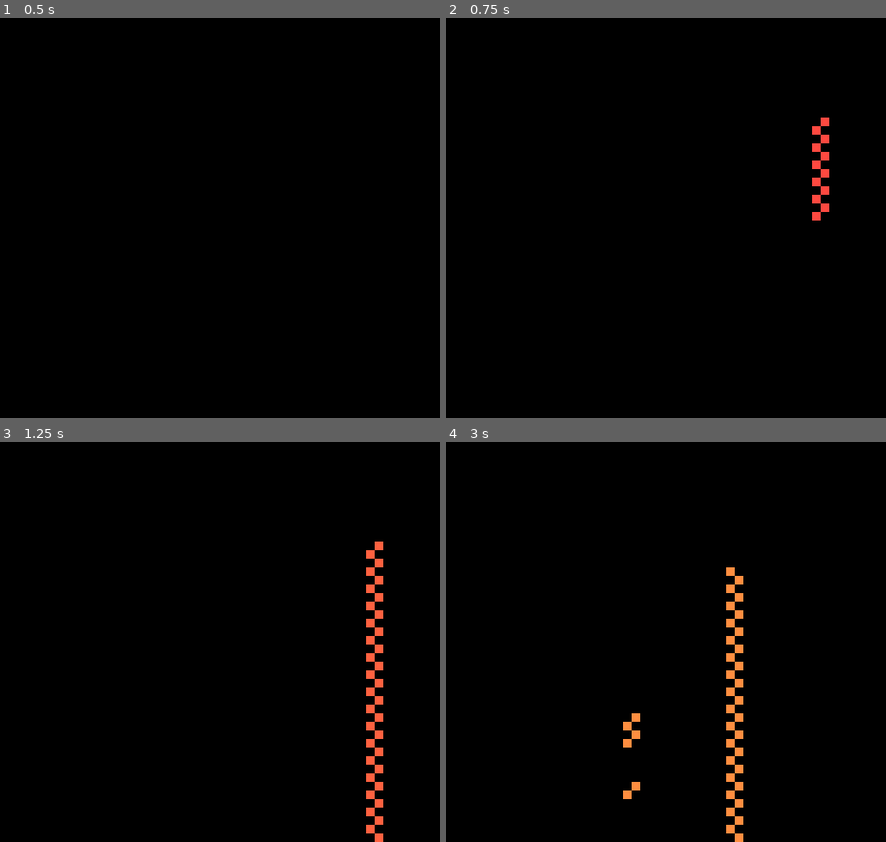
Above: before the commit, frames 1-4 (two rows, left to right).
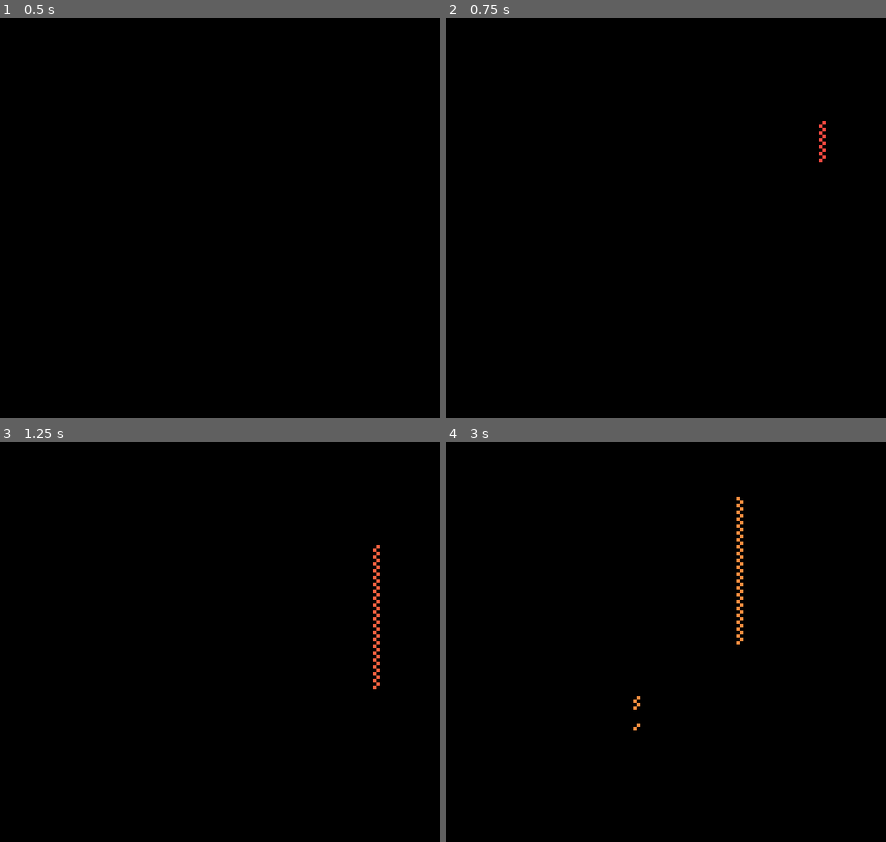
Above: after the commit, the same moments.

Repository: Mohsen-Shamsitabar/falling-sand-simulation-godot
Game: Godot game, scene res://falling_sands_container.tscn
Two runs of this game, one before a commit and one after it. Both use one fixed random seed, a clock stepped at 60 frames per second and the inputs below.
Inputs (mouse positions are in pixels of both pictures, inside the frame that each line leads up to):
- Up to frame 1 (0.5 s): no input
- Up to frame 2 (0.75 s): tap Enter at 0.5 s; move the mouse to (815, 114) at 0.52 s; press the mouse at (815, 114) at 0.53 s
- Up to frame 3 (1.25 s): no input
- Up to frame 4 (3 s): move the mouse to (529, 594) at 1.27 s; release the mouse at (529, 594) at 1.28 s; click (529, 594) at 1.35 s; move the mouse to (736, 446) at 2.02 s; press the mouse at (736, 446) at 2.03 s; move the mouse to (630, 678) at 2.77 s; release the mouse at (630, 678) at 2.78 s; click (630, 678) at 2.85 s

Frame 1 is identical in both runs. In frame 2, 0.5% of the frame differs, in the area x 83-88%, y 24-51%; in frame 3, 1.5%; in frame 4, 1.8%, in the area x 40-68%, y 13-100%.

Commit message:
optimize `falling_sands_container` & refactor project.

Diff:
--- a/TileMapContainer.gd
+++ /dev/null
@@ -1,133 +0,0 @@
-extends TileMap
-
-
-@onready var tileMap: TileMap = get_node(".")
-
-@export var containerSize: int = 1024
-@export var cellSize: int = 16
-
-var gridSize: int = containerSize / cellSize
-var cells: Dictionary = {}
-var colorCode: float = 1.0
-var emptyValue: float = 0.0
-
-
-func _ready():
-	tileMap.tile_set.tile_size = Vector2i(cellSize, cellSize)
-	tileMap.rendering_quadrant_size = containerSize / cellSize
-
-	for x in gridSize:
-		for y in gridSize:
-			if(x == 10 and y == 10):
-				cells[str(Vector2i(x,y))] = colorCode
-				# tileMap.set_cell(0, Vector2i(x, y), 0, Vector2i(0, 0), 0)
-			else:
-				cells[str(Vector2i(x,y))] = emptyValue
-				# tileMap.set_cell(0, Vector2i(x, y), 1, Vector2i(0, 0), 0)
-
-	renderCells()
-
-
-func isClickedCellInBounds(hoveredTile: Vector2i):
-	return (
-		hoveredTile.x >= 0
-		and
-		hoveredTile.x < gridSize
-		and
-		hoveredTile.y >= 0
-		and
-		hoveredTile.y < gridSize
-	)
-
-
-func renderCells():
-	for x in gridSize:
-
-		for y in gridSize:
-
-			var selectedCell: Vector2i = Vector2i(x, y)
-			var value: float = cells[str(selectedCell)]
-
-			if(value == 1) :
-				tileMap.set_cell(0, Vector2i(x, y), 0, Vector2i(0, 0), 0)
-			else:
-				tileMap.set_cell(0, Vector2i(x, y), 1, Vector2i(0, 0), 0)
-
-
-func handleClick():
-	if(Input.is_action_pressed("click")):
-		var clickedCell: Vector2i = tileMap.local_to_map(get_global_mouse_position())
-
-		if(not isClickedCellInBounds(clickedCell)):
-			return
-
-
-		var clickedCellValue: float = cells[str(clickedCell)]
-
-		printerr(clickedCell,"   " ,clickedCellValue)
-		if(clickedCellValue == emptyValue):
-			cells[str(clickedCell)] = colorCode
-			renderCells()
-
-
-func _process(_delta):
-	# print(_delta)
-	# str(point): colorCode
-
-
-	handleClick()
-
-	# =============
-
-	var newCells = cells.duplicate()
-
-	for x in gridSize:
-
-		for y in gridSize:
-
-			var selectedCell: Vector2i = Vector2i(x, y)
-			var value: float = cells[str(selectedCell)]
-
-			if(value == emptyValue):
-				# value is emptyValue
-				continue
-
-			if(y + 1 >= gridSize):
-				# on ground
-				continue
-
-			var valueBelow: float = cells[str(Vector2i(x, y + 1))]
-
-			if(valueBelow == emptyValue):
-				# valueBelow is emptyValue
-				newCells[str(selectedCell)] = emptyValue
-				newCells[str(Vector2i(x, y + 1))] = colorCode
-			else:
-				# valueBelow is 1
-				if(x + 1 >= gridSize):
-					# bottomLeft
-					if(cells[str(Vector2i(x - 1, y + 1))] == emptyValue):
-						newCells[str(selectedCell)] = emptyValue
-						newCells[str(Vector2i(x - 1, y + 1))] = colorCode
-
-					continue
-				elif(x - 1 < 0):
-					# bottomRight
-					if(cells[str(Vector2i(x + 1, y + 1))] == emptyValue):
-						newCells[str(selectedCell)] = emptyValue
-						newCells[str(Vector2i(x + 1, y + 1))] = colorCode
-
-					continue
-
-				var rightValue: float = cells[str(Vector2i(x + 1, y + 1))]
-				var leftValue: float = cells[str(Vector2i(x - 1, y + 1))]
-
-				if(rightValue == emptyValue):
-					newCells[str(selectedCell)] = emptyValue
-					newCells[str(Vector2i(x + 1, y + 1))] = colorCode
-				elif(leftValue == emptyValue):
-					newCells[str(selectedCell)] = emptyValue
-					newCells[str(Vector2i(x - 1, y + 1))] = colorCode
-
-	cells = newCells
-	renderCells()
--- a/cell.gd
+++ /dev/null
@@ -1,14 +0,0 @@
-extends ColorRect
-
-
-@export var value: float = -1
-
-func _ready():
-	pass
-
-
-func _process(_delta):
-	if(value >= 0):
-		color = Color.from_hsv(value / 359.0, 0.75, 1.0)
-	else:
-		color = Color8(0,0,0,255)
--- a/cell.tscn
+++ /dev/null
@@ -1,9 +0,0 @@
-[gd_scene load_steps=2 format=3 uid="uid://ckb5tkkiiame6"]
-
-[ext_resource type="Script" path="res://cell.gd" id="1_y2ll6"]
-
-[node name="Cell" type="ColorRect"]
-offset_right = 40.0
-offset_bottom = 40.0
-script = ExtResource("1_y2ll6")
-metadata/_edit_lock_ = true
--- a/falling_sands_container.gd
+++ b/falling_sands_container.gd
@@ -1,15 +1,15 @@
-extends Container
+extends Control
 
-const cell_scene: PackedScene = preload("res://cell.tscn")
 
-@onready var container = get_node(".")
+@onready var container: Control = get_node(".")
+@onready var tileMap: TileMap = get_node("TileMap")
+@onready var background: ColorRect = get_node("Background")
 
-@export var container_width = 2000
-@export var container_height = 2000
-@export var cell_width = 25
-var cell_size = Vector2(cell_width,cell_width)
+@export var container_size = 2000
+@export var cell_size = 10
 # @export var pen_size = Vector2(3,3)
 
+var grid_size: int = container_size / cell_size
 var color_code: float = 0
 var empty_value: float = -1
 var cells: Array = []
@@ -17,76 +17,49 @@
 
 # =============================================== #
 
+func _ready():
+	tileMap.tile_set.tile_size = Vector2i(cell_size, cell_size)
+	background.size = Vector2(container_size, container_size)
 
-func make_matrix(row: int, col: int):
-	var matrix = []
-	for i: float in range(0, row):
-		var temp_row: Array = []
+	for x in grid_size:
 
-		for j: float in range(0, col):
-			temp_row.append(0)
-
-		matrix.append(temp_row)
-
-	return matrix
-
-
-func IX(vector: Vector2):
-	return Vector2(ceil(vector.x / cell_size.x), ceil(vector.y / cell_size.y))
-
-
-func _input(event):
-	if event is InputEventScreenDrag:
-		if event.is_pressed():
-			var drag_position: Vector2 = event.position
-			drag_position.x = clamp(drag_position.x, 0, container_width)
-			drag_position.y = clamp(drag_position.y, 0, container_height)
-			var clicked_cell_position: Vector2 = IX(drag_position)
-			var clicked_cell_value: float = values[clicked_cell_position.y - 1][clicked_cell_position.x - 1]
-
-			if(clicked_cell_value == empty_value):
-				values[clicked_cell_position.y - 1][clicked_cell_position.x - 1] = color_code
-				update_cells()
-
-				if(color_code >= 359):
-					color_code = 0
-
-				color_code = clampf(color_code + 0.25, 0, 359)
-
-
-
-func _ready():
-	for i: float in range(0, container_height, cell_size.y):
-
-		var cells_row: Array[ColorRect] = []
+		var cells_row: Array = []
 		var values_row: Array[float] = []
 
-		for j: float in range(0, container_width, cell_size.x):
-			var point: Vector2 = Vector2(j, i)
-			var cell: ColorRect = cell_scene.instantiate()
+		for y in grid_size:
 
-			cell.global_position = point
-			cell.size = cell_size
-			container.add_child(cell)
-			cells_row.append(cell)
-			values_row.append(cell.value)
+			cells_row.append(null)
+			values_row.append(empty_value)
 
 		cells.append(cells_row)
 		values.append(values_row)
 
 
+func is_clicked_cell_in_bounds(cell_position: Vector2i):
+	return (
+		cell_position.x >= 0
+		and
+		cell_position.x < grid_size
+		and
+		cell_position.y >= 0
+		and
+		cell_position.y < grid_size
+	)
+
 
 func handle_click():
 	if(Input.is_action_pressed("click")):
-		var mouse_position: Vector2 = get_global_mouse_position()
-		mouse_position.x = clamp(mouse_position.x, 0, container_width)
-		mouse_position.y = clamp(mouse_position.y, 0, container_height)
-		var clicked_cell_position: Vector2 = IX(mouse_position)
-		var clicked_cell_value: float = values[clicked_cell_position.y - 1][clicked_cell_position.x - 1]
+		var clicked_cell: Vector2i = tileMap.local_to_map(get_global_mouse_position())
+
+		if(not is_clicked_cell_in_bounds(clicked_cell)):
+			printerr("out")
+			return
+
+		var clicked_cell_value: float = values[clicked_cell.x][clicked_cell.y]
 
 		if(clicked_cell_value == empty_value):
-			values[clicked_cell_position.y - 1][clicked_cell_position.x - 1] = color_code
-			update_cells()
+			values[clicked_cell.x][clicked_cell.y] = color_code
+			# render_cells()
 
 			if(color_code >= 359):
 				color_code = 0
@@ -94,75 +67,89 @@
 			color_code = clampf(color_code + 0.25, 0, 359)
 
 
+func render_cells():
 
-func update_cells():
-	for i in range(0, len(values)):
-		for j in range(0, len(values[0])):
-			cells[i][j].value = values[i][j]
+	for x in grid_size:
 
+		for y in grid_size:
 
+			var value: float = values[x][y]
 
-func print_col(array: Array, col: int, err: bool):
-	for i in range(0, len(array)):
-		if(err):
-			printerr(array[i][col])
-		else:
-			print(array[i][col])
+			if(value >= 0):
 
+				if(cells[x][y] != null):
+					continue
+
+				var cell = ColorRect.new()
+
+				cell.global_position = tileMap.map_to_local(Vector2i(x, y))
+				cell.size = Vector2(cell_size, cell_size)
+				cell.color = Color.from_hsv(value / 359.0, 0.75, 1.0)
+
+				container.add_child(cell)
+				cells[x][y] = cell
+			else:
+				if(cells[x][y] == null):
+					continue
+
+				cells[x][y].queue_free()
 
 
 func update_values():
 
 	var new_values: Array = values.duplicate(true)
 
-	for i in range(0, len(values)):
+	for x in grid_size:
 
-		for j in range(0, len(values[0])):
+		for y in grid_size:
 
-			var value: float = values[i][j]
+			var value: float = values[x][y]
 
 			if(value == empty_value):
 				# value is empty_value
 				continue
 
-			if(i + 1 >= len(values)):
+			if(y + 1 >= grid_size):
 				# on ground
 				continue
 
-			var value_below: float = values[i+1][j]
+			var value_below: float = values[x][y+1]
 
 			if(value_below == empty_value):
 				# value_below is empty_value
-				new_values[i][j] = empty_value
-				new_values[i+1][j] = color_code
+				new_values[x][y] = empty_value
+				new_values[x][y+1] = color_code
 			else:
 				# value_below is 1
-				if(j+1 >= len(values[0])):
-					if(values[i+1][j-1] == empty_value):
-						new_values[i][j] = empty_value
-						new_values[i+1][j-1] = color_code
+				if(x+1 >= grid_size):
+					# right is full
+					if(values[x-1][y+1] == empty_value):
+						new_values[x][y] = empty_value
+						new_values[x-1][y+1] = color_code
 
 					continue
-				elif(j-1 < 0):
-					if(values[i+1][j+1] == empty_value):
-						new_values[i][j] = empty_value
-						new_values[i+1][j+1] = color_code
+				elif(x-1 < 0):
+					# left is full
+					if(values[x+1][y+1] == empty_value):
+						new_values[x][y] = empty_value
+						new_values[x+1][y+1] = color_code
 
 					continue
 
-				var right_value: float = values[i+1][j+1]
-				var left_value: float = values[i+1][j-1]
+				var right_value: float = values[x+1][y+1]
+				var left_value: float = values[x-1][y+1]
 
 				if(right_value == empty_value):
-					new_values[i][j] = empty_value
-					new_values[i+1][j+1] = color_code
+					new_values[x][y] = empty_value
+					new_values[x+1][y+1] = color_code
+					continue
 				elif(left_value == empty_value):
-					new_values[i][j] = empty_value
-					new_values[i+1][j-1] = color_code
+					new_values[x][y] = empty_value
+					new_values[x-1][y+1] = color_code
+					continue
 
 	values = new_values
-	update_cells()
-
+	render_cells()
 
 
 func _process(_delta):
--- a/falling_sands_container.tscn
+++ b/falling_sands_container.tscn
@@ -1,8 +1,12 @@
-[gd_scene load_steps=2 format=3 uid="uid://bff8t6tgsvcf5"]
+[gd_scene load_steps=3 format=3 uid="uid://bff8t6tgsvcf5"]
 
 [ext_resource type="Script" path="res://falling_sands_container.gd" id="1_hcf6p"]
 
-[node name="FallingSandsContainer" type="Container"]
+[sub_resource type="TileSet" id="TileSet_gvdjq"]
+
+[node name="FallingSandsContainer" type="Control"]
+layout_mode = 3
+anchors_preset = 0
 offset_right = 2000.0
 offset_bottom = 2000.0
 size_flags_horizontal = 0
@@ -10,3 +14,16 @@
 script = ExtResource("1_hcf6p")
 metadata/_edit_group_ = true
 metadata/_edit_lock_ = true
+
+[node name="TileMap" type="TileMap" parent="."]
+tile_set = SubResource("TileSet_gvdjq")
+rendering_quadrant_size = 1
+format = 2
+metadata/_edit_lock_ = true
+
+[node name="Background" type="ColorRect" parent="."]
+layout_mode = 2
+offset_right = 61.0
+offset_bottom = 61.0
+color = Color(0, 0, 0, 1)
+metadata/_edit_lock_ = true
--- a/project.godot
+++ b/project.godot
@@ -32,6 +32,15 @@
 
 pointing/emulate_touch_from_mouse=true
 
+[layer_names]
+
+2d_render/layer_1="bounds"
+2d_render/layer_2="sand"
+2d_physics/layer_1="bounds"
+2d_navigation/layer_1="bounds"
+2d_physics/layer_2="sand"
+2d_navigation/layer_2="sand"
+
 [rendering]
 
 renderer/rendering_method="mobile"
--- a/tile_map_container.tscn
+++ /dev/null
@@ -1,24 +0,0 @@
-[gd_scene load_steps=6 format=3 uid="uid://csii6fu13rr38"]
-
-[ext_resource type="Script" path="res://TileMapContainer.gd" id="1_gyk6a"]
-[ext_resource type="Texture2D" uid="uid://b623nrqejqgo5" path="res://white_pixel.png" id="1_o2q1n"]
-
-[sub_resource type="TileSetAtlasSource" id="TileSetAtlasSource_7f8ok"]
-resource_name = "white_pixel"
-texture = ExtResource("1_o2q1n")
-0:0/0 = 0
-
-[sub_resource type="TileSetAtlasSource" id="TileSetAtlasSource_ury5p"]
-resource_name = "black_pixel"
-texture = ExtResource("1_o2q1n")
-0:0/0 = 0
-0:0/0/modulate = Color(0, 0, 0, 1)
-
-[sub_resource type="TileSet" id="TileSet_ah8n5"]
-sources/0 = SubResource("TileSetAtlasSource_7f8ok")
-sources/1 = SubResource("TileSetAtlasSource_ury5p")
-
-[node name="TileMapContainer" type="TileMap"]
-tile_set = SubResource("TileSet_ah8n5")
-format = 2
-script = ExtResource("1_gyk6a")
Binary file removed: white_pixel.png
Not shown, removed: white_pixel.png.import
Not shown, changed: .gitignore
